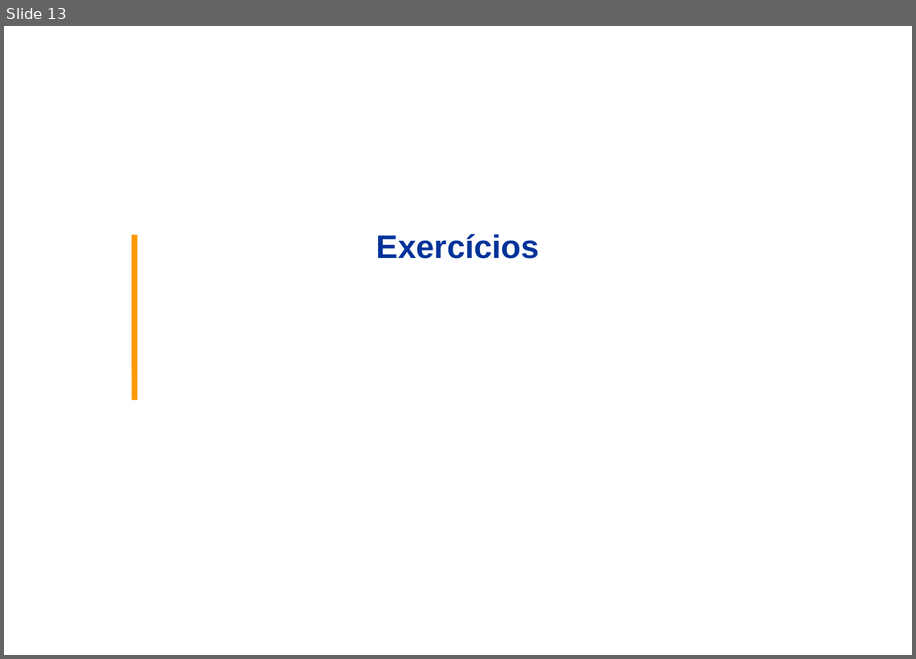
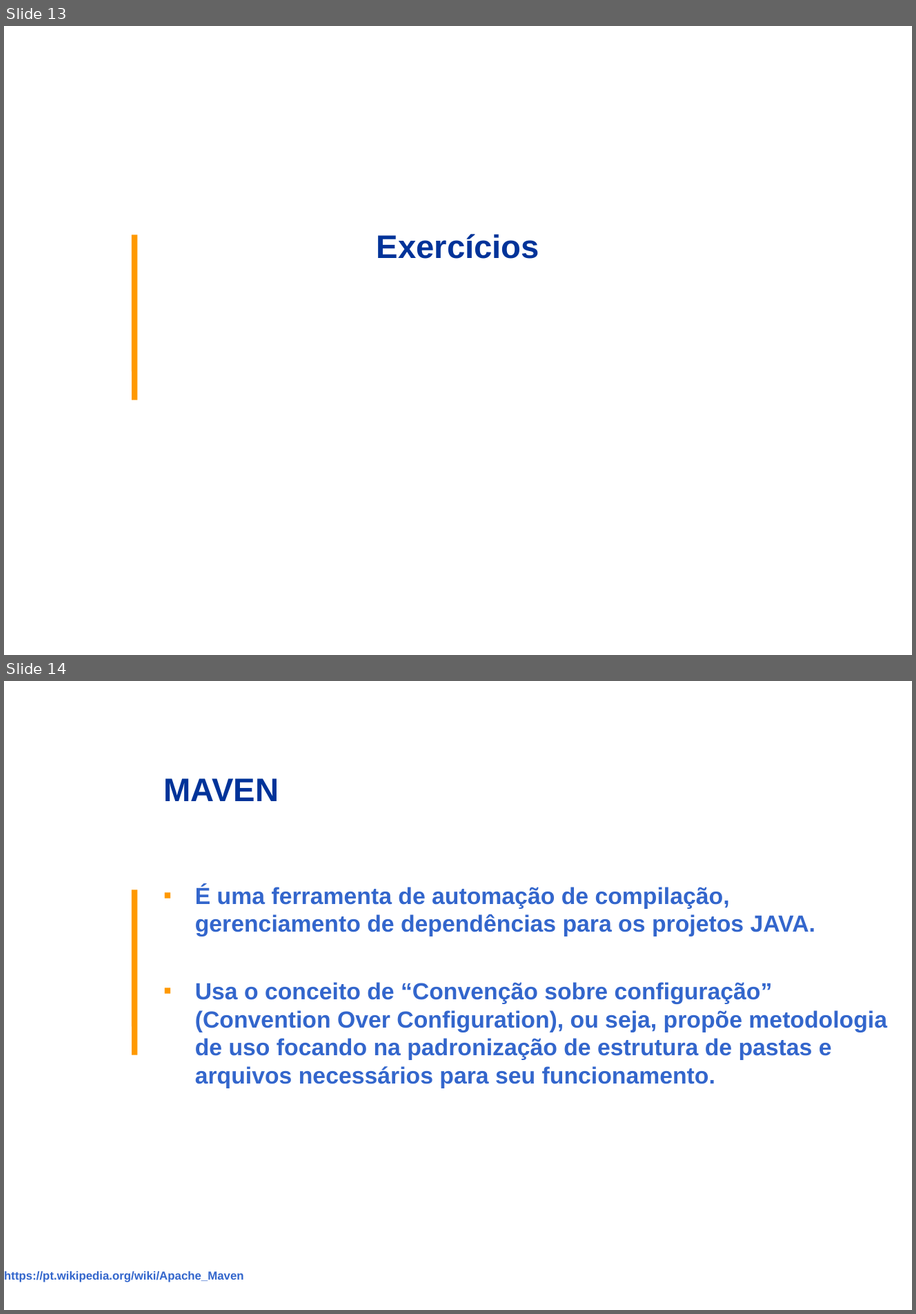
Before and after one commit to kwakassa/ptdes-overfb, a slide deck: 00_Apresentacao/CEDESSP - Modulo Overview Frontend e Backend.ppt. Shown one above the other, each under a label of ours: slide 13 before the commit, slides 13 and 14 after it. The pictures are 916x659 and 916x1314 pixels, drawn with LibreOffice and Linux fonts; fonts in the diff are those of the drawing; background and template pictures are left out. Boxes give left, top, right and bottom in pixels: in the first picture for what was removed or moved away, otherwise in the second. Text is boxed around its words. In the diff, an @@ line names an element or a change of style, - is before the commit and + after.

```diff
--- a/00_Apresentacao/CEDESSP - Modulo Overview Frontend e Backend.ppt
+++ b/00_Apresentacao/CEDESSP - Modulo Overview Frontend e Backend.ppt
@@ slide 14 added at [4, 681, 912, 1310], background picture (left out); not listed: 1 template element that a slide beside it also shows @@
@@ title added at [163, 778, 279, 801], 28 pt, text #003399, bold @@
+MAVEN
@@ text added at [195, 885, 887, 1088], 20 pt, text #3366CC, bold @@
+▪ É uma ferramenta de automação de compilação, gerenciamento de dependências para os projetos JAVA.
+▪ Usa o conceito de “Convenção sobre configuração” (Convention Over Configuration), ou seja, propõe metodologia de uso focando na padronização de estrutura de pastas e arquivos necessários para seu funcionamento.
@@ text added at [4, 1270, 243, 1282], 10 pt, text #3366CC, bold @@
+https://pt.wikipedia.org/wiki/Apache_Maven
```
Also in this commit, not shown: 8 slides changed, 2 other slides added, 46 other files.
